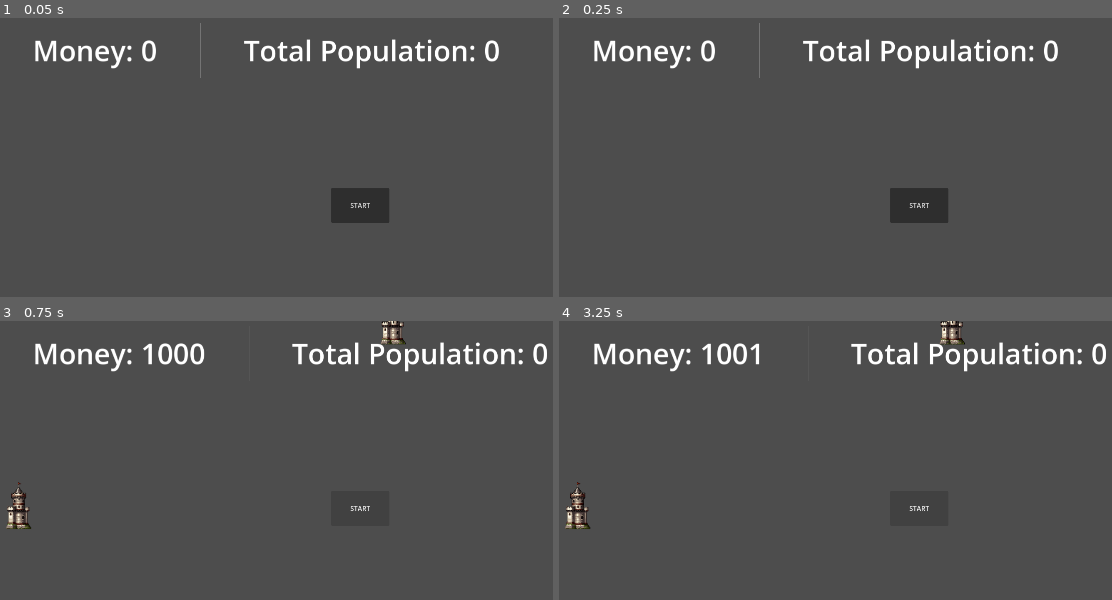
Above: before the commit, frames 1-4 (two rows, left to right).
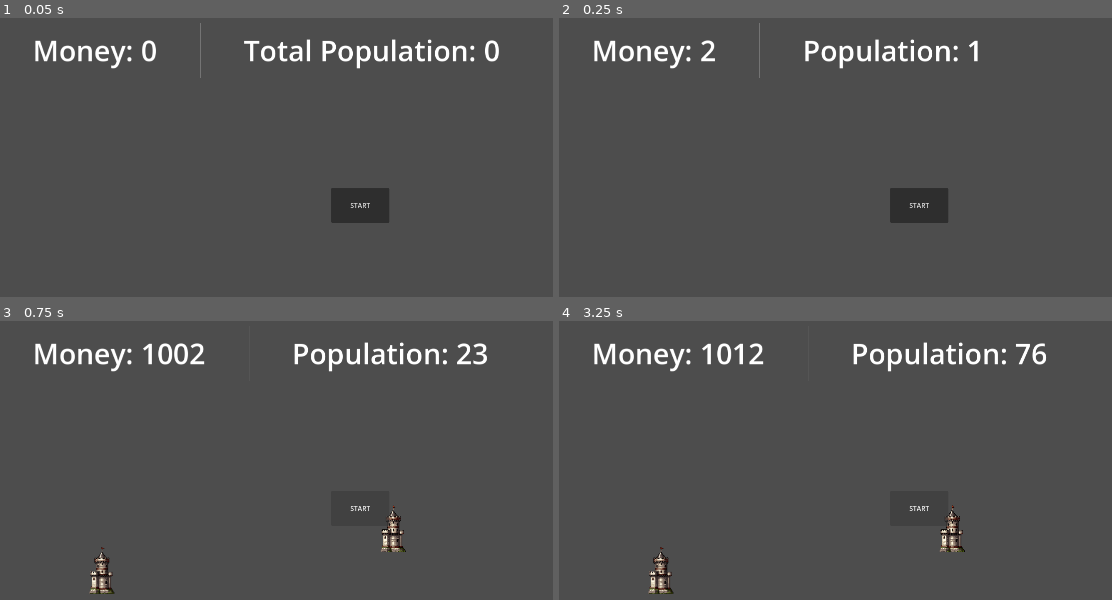
Above: after the commit, the same moments.

Repository: TLS15/FIRSTHIT
Game: Godot game, scene res://Scenes/game_master.tscn
Same seed, same stepped clock (60 frames per second), same inputs: the game is played once before the commit and once after it.
Inputs:
- Up to frame 1 (0.05 s): no input
- Up to frame 2 (0.25 s): no input
- Up to frame 3 (0.75 s): click "START" at 0.5 s
- Up to frame 4 (3.25 s): click "START" at 1.25 s; click "START" at 2 s

Frame 1 is identical in both runs. In frame 2, 1.8% of the frame differs, in the area x 25-91%, y 7-19%; in frame 3, 3.3%; in frame 4, 3.5%, in the area x 1-99%, y 0-98%.

Commit message:
calc pop

Diff:
--- a/LevelData/Level1.tres
+++ b/LevelData/Level1.tres
@@ -6,14 +6,14 @@
 [sub_resource type="Resource" id="Resource_44q56"]
 script = ExtResource("2_1vilc")
 type = 1
-location = Vector2(100, 444)
+location = Vector2(300, 600)
 level = 1
 occupants = 10
 metadata/_custom_type_script = "uid://bhbikuqcdsttw"
 
 [sub_resource type="Resource" id="Resource_1vilc"]
 script = ExtResource("2_1vilc")
-location = Vector2(1000, 0)
+location = Vector2(1000, 500)
 level = 1
 occupants = 10
 metadata/_custom_type_script = "uid://bhbikuqcdsttw"
--- a/Scripts/level_manager.gd
+++ b/Scripts/level_manager.gd
@@ -1,21 +1,29 @@
 extends Node2D
+
+const TICK_TIME := 1.0 / 5.0
+var tick_accumulator := 0.0
 
 @export var money: float = 0
 @export var population: int
 
+func _process(delta):
+	tick_accumulator += delta
 
-# Called when the node enters the scene tree for the first time.
-func _ready() -> void:
-	pass # Replace with function body.
+	while tick_accumulator >= TICK_TIME:
+		tick()
+		tick_accumulator -= TICK_TIME
 
-func  _process(delta: float) -> void:
+func tick():
 	money += calc_revenue()
+	population += calc_reproduction()
 	$"../UIMaster/UILevel/HBoxContainer/Money".text = "Money: %.0f" % money
-	print(money)
-
+	$"../UIMaster/UILevel/HBoxContainer/Population".text = "Population: " + str(population)
 
 func calc_revenue() -> float:
-	return 1.0 / 60.0 # assuming  60 ticks per second
+	return 10.0 * TICK_TIME
+
+func calc_reproduction() -> int:
+	return 1
 
 func load_level(level: LevelResource):
 	money = level.starting_money
